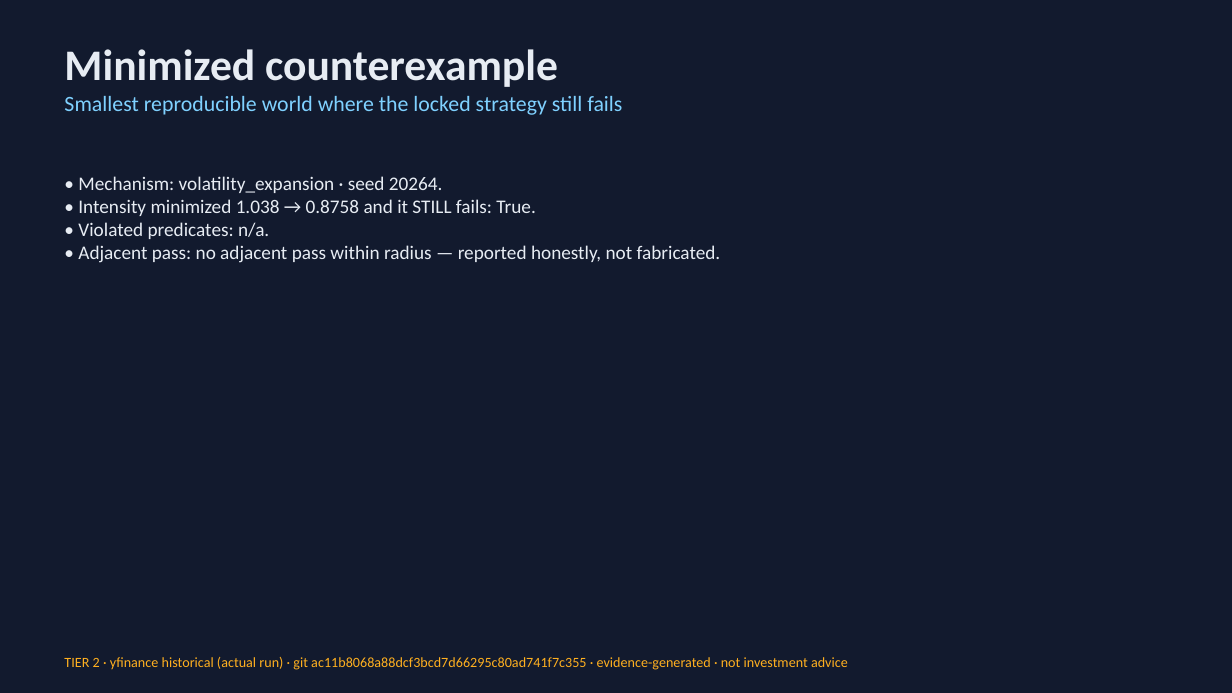
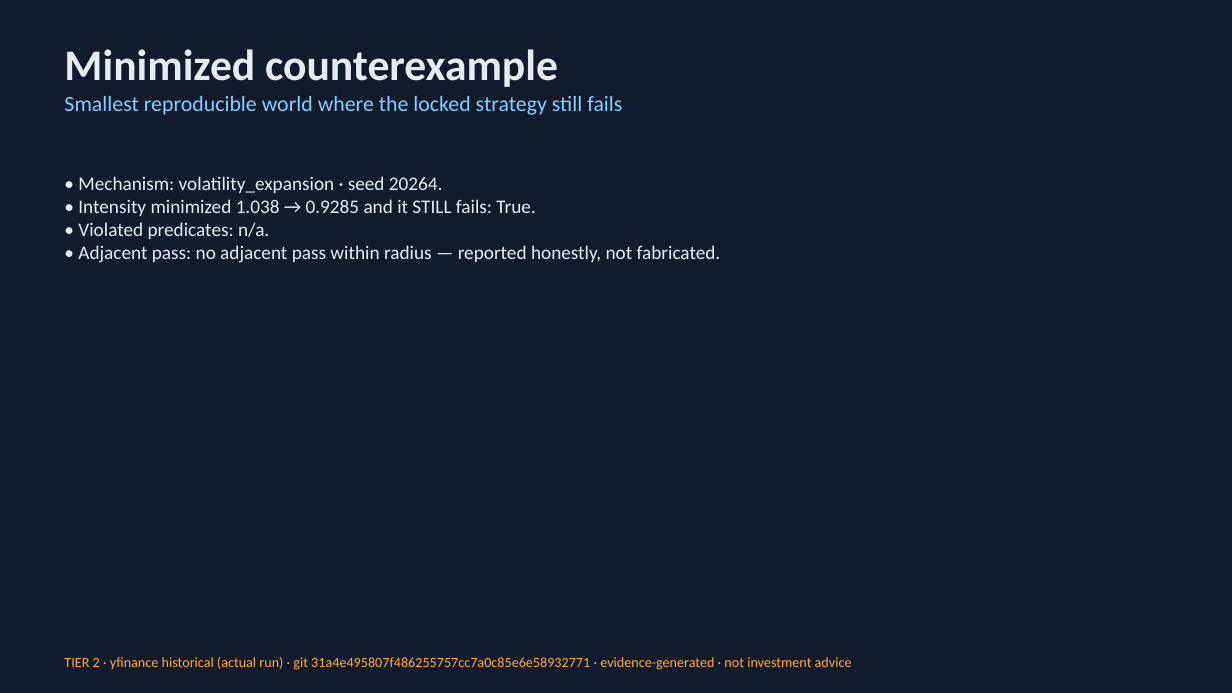
Before and after one commit to Scott-Switzer/market-fuzzer, a slide deck: slide 6 of app/static/pitch-deck/fenrix_deck.pptx. Drawn at 1232x693 pixels with LibreOffice and Linux fonts; fonts in the diff are those of the drawing. Boxes give left, top, right and bottom in pixels: in the first picture for what was removed or moved away, otherwise in the second. Text is boxed around its words. In the diff, an @@ line names an element or a change of style, - is before the commit and + after.

```diff
--- a/app/static/pitch-deck/fenrix_deck.pptx
+++ b/app/static/pitch-deck/fenrix_deck.pptx
@@ text at [78, 199, 535, 216]: text changed @@
-• Intensity minimized 1.038 → 0.8758 and it STILL fails: True.
+• Intensity minimized 1.038 → 0.9285 and it STILL fails: True.
@@ text at [64, 657, 852, 670]: text changed @@
-TIER 2 · yfinance historical (actual run) · git ac11b8068a88dcf3bcd7d66295c80ad741f7c355 · evidence-generated · not investment advice
+TIER 2 · yfinance historical (actual run) · git 31a4e495807f486255757cc7a0c85e6e58932771 · evidence-generated · not investment advice
```
Also in this commit, not shown: 3 other slides changed, 12 other files.
